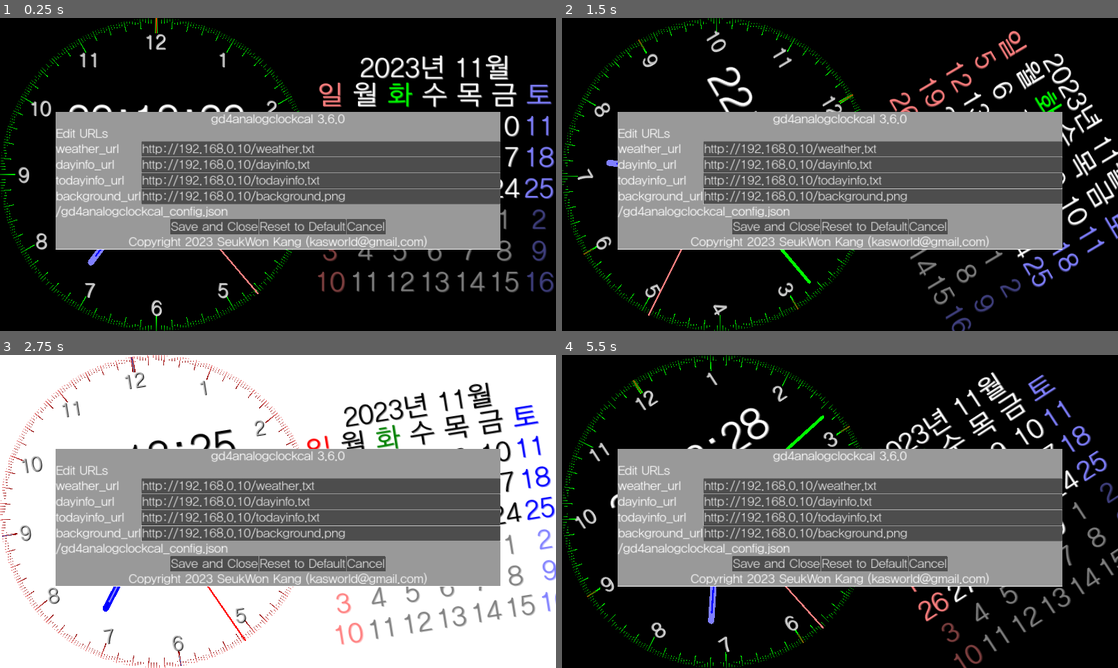
Above: before the commit, frames 1-4 (two rows, left to right).
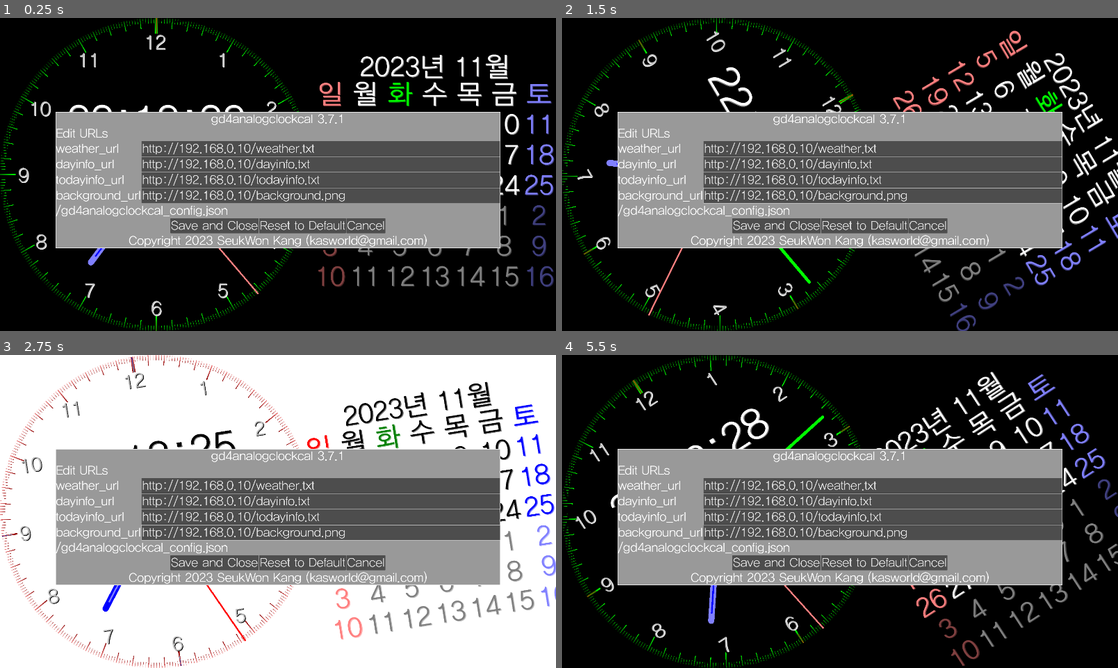
Above: after the commit, the same moments.

Repository: kasworld/gd4analogclockcal
Game: Godot game, scene res://main.tscn
Same seed, same stepped clock (60 frames per second), same inputs: the game is played once before the commit and once after it.
Inputs (mouse positions are in pixels of both pictures, inside the frame that each line leads up to):
- Up to frame 1 (0.25 s): no input
- Up to frame 2 (1.5 s): tap Enter at 0.5, 0.6, 1.35 s; move the mouse to (962, 158) at 0.52 s; click (962, 158) at 0.67 s; move the mouse to (728, 190) at 1.27 s; click (728, 190) at 1.42 s
- Up to frame 3 (2.75 s): move the mouse to (333, 442) at 2.02 s; tap Enter at 2.1 s; click (333, 442) at 2.17 s
- Up to frame 4 (5.5 s): move the mouse to (812, 574) at 2.77 s; tap Enter every 0.75 s from 2.85 to 5.1 s; click (812, 574) at 2.92 s; move the mouse to (1006, 558) at 3.52 s; click (1006, 558) at 3.67 s; move the mouse to (673, 464) at 4.27 s; click (673, 464) at 4.42 s; move the mouse to (867, 511) at 5.02 s; click (867, 511) at 5.17 s

The runs differ from the first frame. In frame 1, 11% of the frame differs, in the area x 0-100%, y 0-100%; in frame 2, 11%; in frame 3, 11%; in frame 4, 11%.
Error in both runs: Attempt to call function 'store_line' in base 'null instance' on a null instance. (res://config.gd:29)

Commit message:
fix android resume set color mode

Diff:
--- a/clockcal_router.gd
+++ /dev/null
@@ -1,8 +0,0 @@
-extends HttpRouter
-class_name ClockCalRouter
-
-signal helloed()
-
-func handle_get(request, response):
-	response.send(200, "Hello!")
-	helloed.emit()
--- a/config.gd
+++ b/config.gd
@@ -10,7 +10,7 @@
 	]
 
 var config = {
-	version_key : "gd4analogclockcal 3.6.0",
+	version_key : "gd4analogclockcal 3.7.1",
 	"weather_url" : "http://192.168.0.10/weather.txt",
 	"dayinfo_url" : "http://192.168.0.10/dayinfo.txt",
 	"todayinfo_url" : "http://192.168.0.10/todayinfo.txt",
--- a/main.gd
+++ b/main.gd
@@ -62,6 +62,12 @@
 	animove_step()
 	rot_by_accel()
 
+func _notification(what: int) -> void:
+	# app resume on android
+	if what == NOTIFICATION_APPLICATION_RESUMED :
+		set_color_mode_by_time()
+		update_color()
+
 var oldvt = Vector2(0,-100)
 func rot_by_accel()->void:
 	var vt = Input.get_accelerometer()
@@ -89,10 +95,10 @@
 		elif event.keycode == KEY_ENTER:
 			_on_button_option_pressed()
 		else:
-			update_color(not Global.dark_mode)
+			update_color_with_mode(not Global.dark_mode)
 
 	elif event is InputEventMouseButton and event.is_pressed():
-		update_color(not Global.dark_mode)
+		update_color_with_mode(not Global.dark_mode)
 
 func config_changed():
 	for k in request_dict:
@@ -146,7 +152,11 @@
 	else :
 		Global.set_dark_mode(false)
 
-func update_color(darkmode :bool)->void:
+func update_color()->void:
+	$SectCalendar.update_color()
+	$SectAnalogClock.update_color()
+
+func update_color_with_mode(darkmode :bool)->void:
 	Global.set_dark_mode(darkmode)
 	$SectCalendar.update_color()
 	$SectAnalogClock.update_color()
@@ -165,9 +175,9 @@
 		old_time_dict = time_now_dict
 		match time_now_dict["hour"]:
 			6:
-				update_color(false)
+				update_color_with_mode(false)
 			18:
-				update_color(true)
+				update_color_with_mode(true)
 			_:
 #				update_color(not Global.dark_mode)
 				pass
--- a/project.godot
+++ b/project.godot
@@ -15,18 +15,20 @@
 config/features=PackedStringArray("4.2", "Forward Plus")
 boot_splash/image="res://analog_clock.png"
 boot_splash/fullsize=false
+boot_splash/use_filter=false
 config/icon="res://analog_clock.png"
 
 [autoload]
 
-Global="*res://global.gd"
+Global="*res://global/global.gd"
 
 [display]
 
 window/size/viewport_width=3840
 window/size/viewport_height=2160
-window/size/mode=2
-window/stretch/mode="canvas_items"
+window/size/mode=3
+window/size/resizable=false
+window/stretch/mode="viewport"
 window/stretch/aspect="expand"
 
 [editor_plugins]
@@ -35,9 +37,5 @@
 
 [rendering]
 
+renderer/rendering_method="gl_compatibility"
 textures/vram_compression/import_etc2_astc=true
-environment/defaults/default_clear_color=Color(0, 0, 0, 0)
-anti_aliasing/quality/msaa_2d=3
-anti_aliasing/quality/msaa_3d=3
-anti_aliasing/quality/screen_space_aa=1
-anti_aliasing/quality/use_taa=true
Renamed: global.gd -> global/global.gd
Renamed: dayinfo.gd -> lib/dayinfo.gd
Renamed: myhttprequest.gd -> lib/myhttprequest.gd
